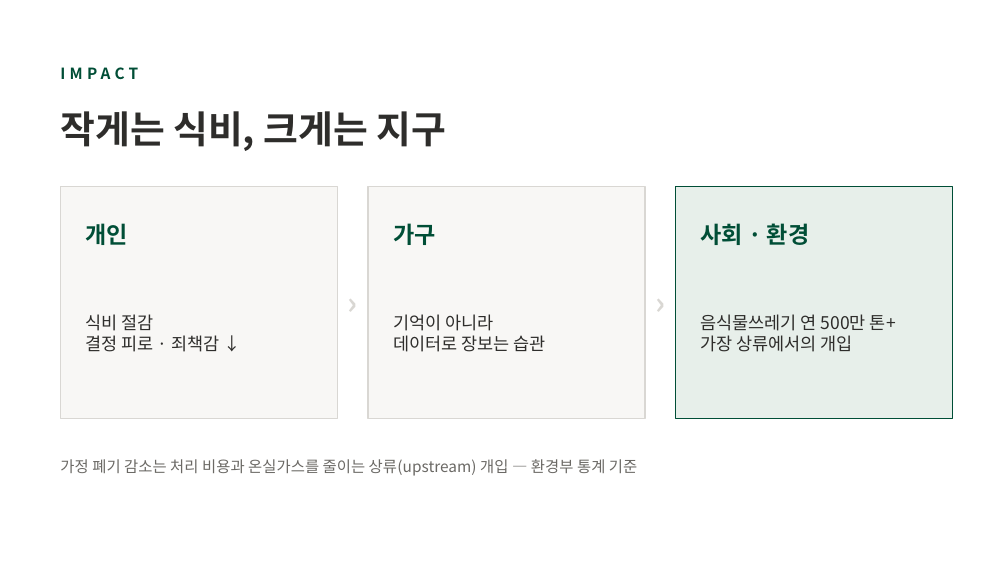
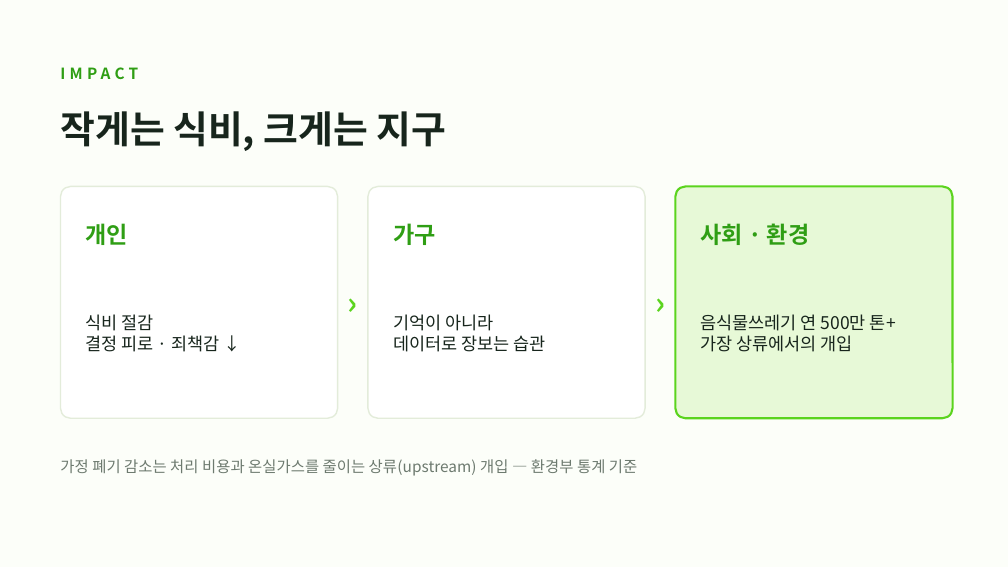
Before and after one commit to stkd9w57jm-oss/igeomeonjeo, a slide deck: slide 10 of docs/이거먼저-발표.pptx. Drawn at 1008x567 pixels with LibreOffice and Linux fonts; fonts in the diff are those of the drawing. Boxes give left, top, right and bottom in pixels: in the first picture for what was removed or moved away, otherwise in the second. Text is boxed around its words. In the diff, an @@ line names an element or a change of style, - is before the commit and + after.

```diff
--- a/docs/이거먼저-발표.pptx
+++ b/docs/이거먼저-발표.pptx
@@ background #FFFFFF to #FCFEF9 @@
@@ rounded rectangle at (x1=60, y1=186, x2=338, y2=418): rectangle to rounded rectangle; fill #F8F7F5 to #FFFFFF; outline #D9D7D3 1 pt to #E3ECDA 1 pt @@
@@ rounded rectangle at (x1=368, y1=186, x2=645, y2=418): rectangle to rounded rectangle; fill #F8F7F5 to #FFFFFF; outline #D9D7D3 1 pt to #E3ECDA 1 pt @@
@@ rounded rectangle at (x1=675, y1=186, x2=953, y2=418): rectangle to rounded rectangle; fill #E7EFEA to #E7F9D7; outline #004E36 1 pt to #5BD41E 1.5 pt @@
@@ text colour #004E36 to #2F9E14 in 4 elements at (x1=60, y1=67, x2=138, y2=79), (x1=86, y1=223, x2=128, y2=245), (x1=393, y1=223, x2=435, y2=245), (x1=701, y1=223, x2=809, y2=245) @@
@@ text "›" at (x1=338, y1=272, x2=368, y2=333): text colour #D9D7D3 to #5BD41E @@
@@ text "›" at (x1=645, y1=272, x2=675, y2=333): text colour #D9D7D3 to #5BD41E @@
@@ text colour #2E2D2B to #17251C in 4 elements at (x1=60, y1=111, x2=447, y2=151), (x1=86, y1=314, x2=219, y2=352), (x1=393, y1=314, x2=545, y2=352), (x1=701, y1=314, x2=896, y2=352) @@
@@ text "가정 폐기 감소는 처리 비용과 ..." at (x1=60, y1=459, x2=637, y2=476): text colour #6B6965 to #6D7A6F @@
```
Also in this commit, not shown: 10 other slides changed.
